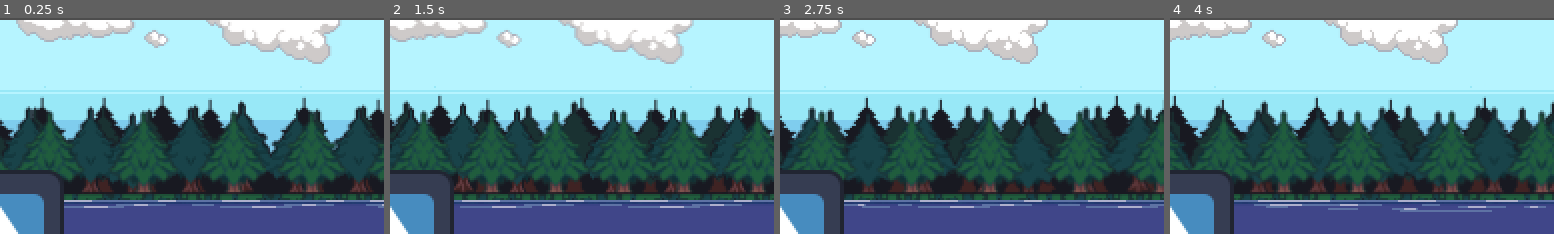
Above: before the commit, frames 1-4 (left to right).
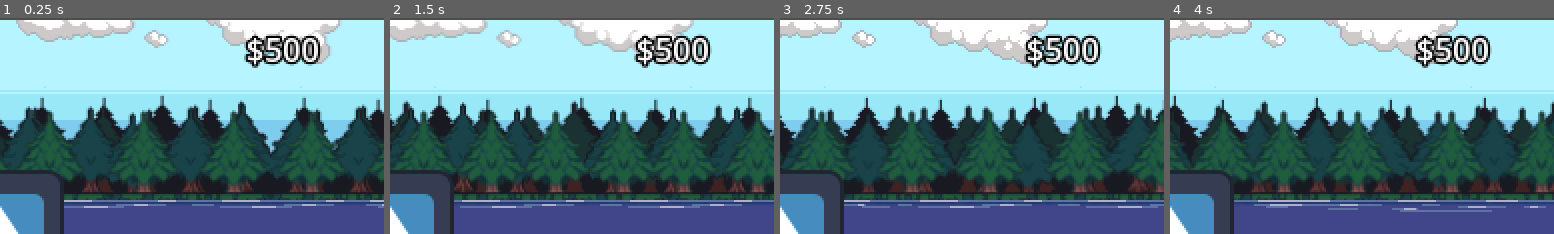
Above: after the commit, the same moments.

Repository: JuanPablo-29/Hoos-Fishing
Game: Godot game, scene res://scenes/MainGame.tscn
Two runs of this game, one before a commit and one after it. Both use one fixed random seed, a clock stepped at 60 frames per second and the inputs below. The engine's default icon, where the game draws it, is replaced by a stand-in: a white triangle on a blue panel in a dark square.
Inputs:
- Up to frame 1 (0.25 s): no input
- Up to frame 2 (1.5 s): hold Right (move_right) 0.53-1.28 s; tap 0 (hotbar_0) at 0.6 s; hold Down (move_down) from 1.28 s (still down); tap 1 (hotbar_1) at 1.35 s
- Up to frame 3 (2.75 s): release Down (move_down) at 2.03 s; hold Right (move_right) from 2.03 s (still down); tap 2 (hotbar_2) at 2.1 s
- Up to frame 4 (4 s): release Right (move_right) at 2.78 s; hold Up (move_up) 2.78-3.53 s; tap 3 (hotbar_3) at 2.85 s; tap Enter at 3.5 s; hold Left (move_left) from 3.53 s (still down); tap 4 (hotbar_4) at 3.6 s
The pictures show only the part of the screen within x 50-100%, y 0-50%; the shares and areas given below are measured in that part.

The runs differ from the first frame. In frame 1, 2.3% of the frame differs, in the area x 63-84%, y 7-24%; in frame 2, 2.4%; in frame 3, 2.5%; in frame 4, 2.4%.

Commit message:
Buy and sell buttons, visualize balance, placeholder values

Diff:
--- a/scenes/MainGame.tscn
+++ b/scenes/MainGame.tscn
@@ -1,9 +1,10 @@
-[gd_scene load_steps=6 format=3 uid="uid://dwk4clahdqy1c"]
+[gd_scene load_steps=7 format=3 uid="uid://dwk4clahdqy1c"]
 
 [ext_resource type="Script" uid="uid://dgyucf8iejvhh" path="res://scripts/main_game.gd" id="1_7f7ne"]
 [ext_resource type="PackedScene" uid="uid://b3t74xir3luqf" path="res://scenes/Player.tscn" id="1_hat22"]
 [ext_resource type="PackedScene" uid="uid://bikvpinvkw8r4" path="res://scenes/Background.tscn" id="2_xej52"]
 [ext_resource type="PackedScene" uid="uid://fswxs08lxfc6" path="res://scenes/Hotbar.tscn" id="3_p73vr"]
+[ext_resource type="PackedScene" uid="uid://b05vuekjfqt2l" path="res://scenes/WalletUI.tscn" id="4_7fyak"]
 [ext_resource type="Script" uid="uid://t2bkptdsrbnn" path="res://scripts/hotbar.gd" id="4_t4bxf"]
 
 [node name="MainGame" type="Node" node_paths=PackedStringArray("player")]
@@ -20,8 +21,9 @@
 [node name="Background" parent="World/LevelRoot" instance=ExtResource("2_xej52")]
 position = Vector2(191, 109)
 
-[node name="Hoo" parent="World/LevelRoot" instance=ExtResource("1_hat22")]
+[node name="Hoo" parent="World/LevelRoot" node_paths=PackedStringArray("wallet_ui") instance=ExtResource("1_hat22")]
 position = Vector2(288, 109)
+wallet_ui = NodePath("../../../HudLayer/HudRoot/WalletUi")
 
 [node name="EntityRoot" type="Node2D" parent="World"]
 
@@ -33,6 +35,9 @@
 [node name="HudRoot" type="Control" parent="HudLayer"]
 layout_mode = 3
 anchors_preset = 0
+
+[node name="WalletUi" parent="HudLayer/HudRoot" instance=ExtResource("4_7fyak")]
+layout_mode = 1
 
 [node name="Hotbar" parent="HudLayer/HudRoot" instance=ExtResource("3_p73vr")]
 custom_minimum_size = Vector2(30, 100)
--- /dev/null
+++ b/scenes/ShopUI.tscn
@@ -0,0 +1,60 @@
+[gd_scene load_steps=2 format=3 uid="uid://dcpkigr4inxgj"]
+
+[sub_resource type="StyleBoxEmpty" id="StyleBoxEmpty_qq7pr"]
+
+[node name="ShopUi" type="Control"]
+layout_mode = 3
+anchors_preset = 0
+
+[node name="ColorRect" type="ColorRect" parent="."]
+layout_mode = 0
+offset_left = 88.0
+offset_top = 27.0
+offset_right = 114.15499
+offset_bottom = 59.57143
+scale = Vector2(8.946667, 3.7692308)
+color = Color(0.47453344, 0.19080368, 0, 1)
+
+[node name="CenterContainer" type="CenterContainer" parent="ColorRect"]
+z_index = 1
+layout_mode = 0
+offset_left = 2.682563
+offset_top = 11.408163
+offset_right = 78.68256
+offset_bottom = 58.408165
+scale = Vector2(0.15757848, 0.43364578)
+
+[node name="Container" type="HBoxContainer" parent="ColorRect/CenterContainer"]
+layout_mode = 2
+alignment = 1
+
+[node name="Buy" type="Button" parent="ColorRect/CenterContainer/Container"]
+custom_minimum_size = Vector2(15, 15)
+layout_mode = 2
+theme_override_styles/focus = SubResource("StyleBoxEmpty_qq7pr")
+action_mode = 0
+text = "Buy"
+
+[node name="Sell" type="Button" parent="ColorRect/CenterContainer/Container"]
+custom_minimum_size = Vector2(15, 15)
+layout_mode = 2
+theme_override_styles/focus = SubResource("StyleBoxEmpty_qq7pr")
+action_mode = 0
+text = "Sell"
+
+[node name="Button3" type="Button" parent="ColorRect/CenterContainer/Container"]
+custom_minimum_size = Vector2(15, 15)
+layout_mode = 2
+theme_override_styles/focus = SubResource("StyleBoxEmpty_qq7pr")
+action_mode = 0
+text = "IDK"
+
+[node name="Label" type="Label" parent="ColorRect"]
+layout_mode = 0
+offset_left = 8.494783
+offset_top = -0.26530612
+offset_right = 48.49478
+offset_bottom = 22.734694
+scale = Vector2(0.37841412, 1.0274385)
+theme_override_font_sizes/font_size = 9
+text = "Shop"
--- /dev/null
+++ b/scenes/WalletUI.tscn
@@ -0,0 +1,19 @@
+[gd_scene format=3 uid="uid://b05vuekjfqt2l"]
+
+[node name="WalletUi" type="Control"]
+layout_mode = 3
+anchors_preset = 15
+anchor_right = 1.0
+anchor_bottom = 1.0
+grow_horizontal = 2
+grow_vertical = 2
+
+[node name="Label" type="Label" parent="."]
+layout_mode = 0
+offset_left = 315.0
+offset_top = 4.0
+offset_right = 376.0
+offset_bottom = 27.0
+theme_override_colors/font_outline_color = Color(0, 0, 0, 1)
+theme_override_constants/outline_size = 5
+text = "Balance"
--- a/scripts/hoo.gd
+++ b/scripts/hoo.gd
@@ -2,6 +2,14 @@
 extends CharacterBody2D
 @export var speed : float = 500
 var direction : Vector2
+var wallet := PlayerWallet.new()
+@export var wallet_ui: Control
+
+func _ready() -> void:
+	wallet.balance = 500
+
+func _process(delta: float) -> void:
+	wallet_ui.get_child(0).text = "$%d" % wallet.balance
 
 func _physics_process(delta) -> void:
 	direction.x = Input.get_axis("move_left", "move_right")
--- a/scripts/main_game.gd
+++ b/scripts/main_game.gd
@@ -6,7 +6,6 @@
 	"blue_gill": "res://src/gameplay/fishing/fish/blue_gill_swimming.tscn",
 	"trout": "res://src/gameplay/fishing/fish/golden_trout_swimming_fish.tscn"
 }
-var shop_keeper: Node2D
 
 # Array where fish are added to
 var fish_spawned: Array[SwimmingFish] = []
@@ -19,7 +18,7 @@
 	SceneLoader.register("Hud", %HudLayer/HudRoot)
 
 	### Spawns shop keeper
-	shop_keeper = SceneLoader.spawn("res://scenes/ShopKeeper.tscn", "Level") as Node2D
+	var shop_keeper = SceneLoader.spawn("res://scenes/ShopKeeper.tscn", "Level") as Node2D
 	shop_keeper.position = Vector2(100,100)
 	shop_keeper.player = player
 	### Spawns fishes
--- a/scripts/shop_keeper.gd
+++ b/scripts/shop_keeper.gd
@@ -3,10 +3,9 @@
 @export var sprite: ColorRect
 @export var button: Button
 var close_enough: bool = false
-# Called when the node enters the scene tree for the first time.
-func _ready() -> void:
-	pass # Replace with function body.
-
+var shop_ui: Control
+@onready var shop_ui_path: String = "res://scenes/ShopUI.tscn"
+var shop:= Shop.new()
 
 # Called every frame. 'delta' is the elapsed time since the previous frame.
 func _process(delta: float) -> void:
@@ -18,8 +17,26 @@
 		sprite.color = Color.BROWN
 		close_enough = false
 	button.disabled = !close_enough
+	if player.velocity.x != 0 && shop_ui:
+		shop_ui.queue_free()
 
 
 
 func _on_button_pressed() -> void:
-	print("pressed!")
+	if !shop_ui:
+		shop_ui = SceneLoader.spawn(shop_ui_path, "Hud")
+		shop_ui.get_node("ColorRect/CenterContainer/Container/Buy").pressed.connect(_on_buy_pressed)
+		shop_ui.get_node("ColorRect/CenterContainer/Container/Sell").pressed.connect(_on_sell_pressed)
+
+# Needs to take in type Fish and use fish.sell_value, place holder 10
+func sell_fish(wallet: PlayerWallet):
+	wallet.add_money(10)
+
+
+func _on_buy_pressed() -> void:
+	player.wallet.spend_money(10)
+	print(player.wallet.balance)
+
+func _on_sell_pressed() -> void:
+	sell_fish(player.wallet)
+	print(player.wallet.balance)
